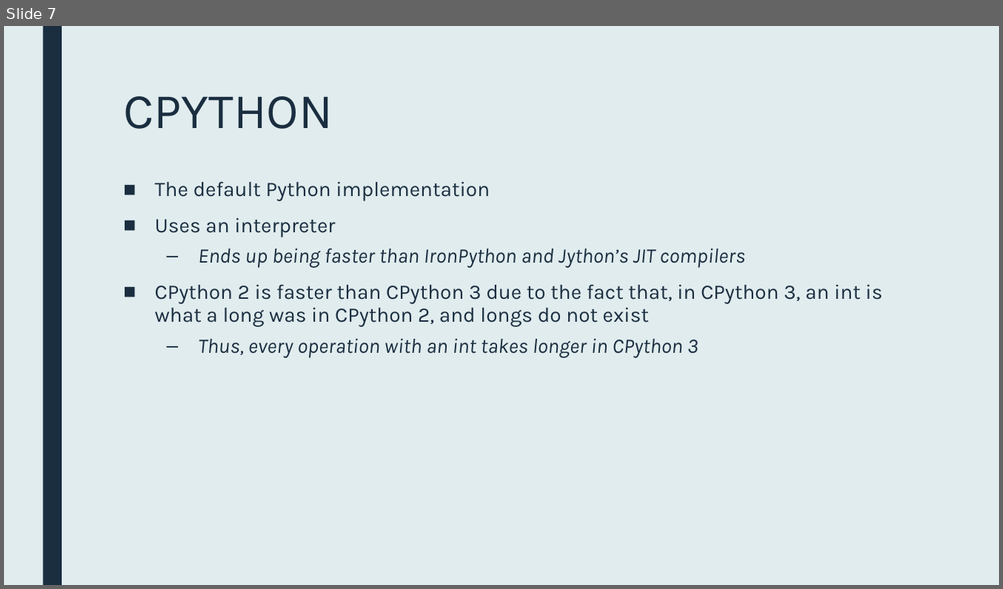
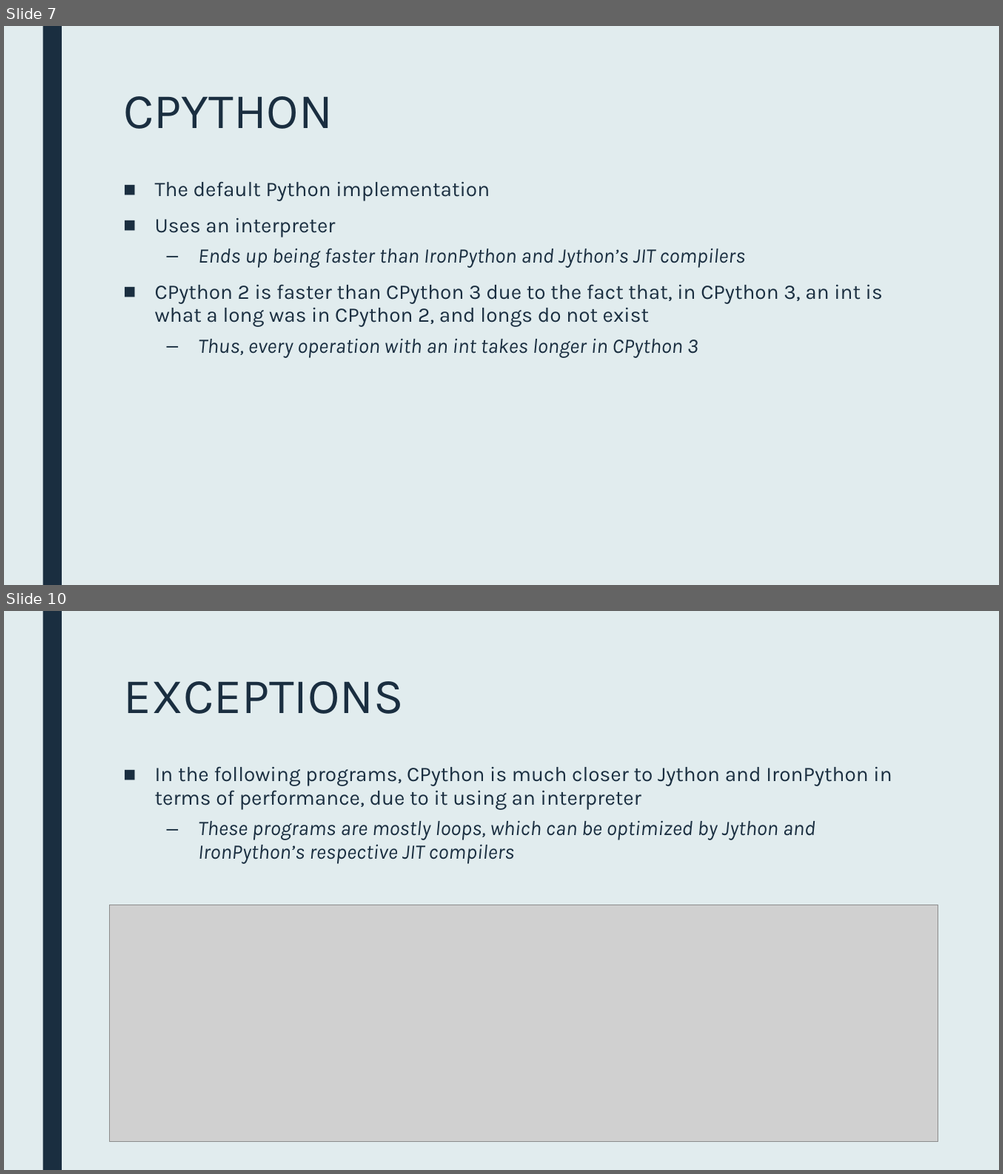
Before and after one commit to gehrigweber/python-comparison, a slide deck: Presentation.pptx. Shown one above the other, each under a label of ours: slide 7 before the commit, slides 7 and 10 after it; the slides between them are not shown. The pictures are 1003x589 and 1003x1174 pixels, drawn with LibreOffice and Linux fonts; fonts in the diff are those of the drawing; grey boxes stand for pictures. Boxes give left, top, right and bottom in pixels: in the first picture for what was removed or moved away, otherwise in the second. Text is boxed around its words. In the diff, an @@ line names an element or a change of style, - is before the commit and + after.

```diff
--- a/Presentation.pptx
+++ b/Presentation.pptx
@@ slide 10 added at (x1=4, y1=611, x2=999, y2=1170), background #E1ECEE; not listed: 1 template element that a slide beside it also shows @@
@@ title added at (x1=123, y1=681, x2=404, y2=714), 48 pt, text #1A2E40 @@
+EXCEPTIONS
@@ text added at (x1=155, y1=766, x2=891, y2=864), 20 pt, text #1A2E40 @@
+■ In the following programs, CPython is much closer to Jython and IronPython in terms of performance, due to it using an interpreter
+  – These programs are mostly loops, which can be optimized by Jython and IronPython’s respective JIT compilers
@@ picture added at (x1=110, y1=905, x2=938, y2=1142) @@
```
Also in this commit, not shown: 2 slides changed, 7 other slides added, 4 slides removed, 1 other file.
